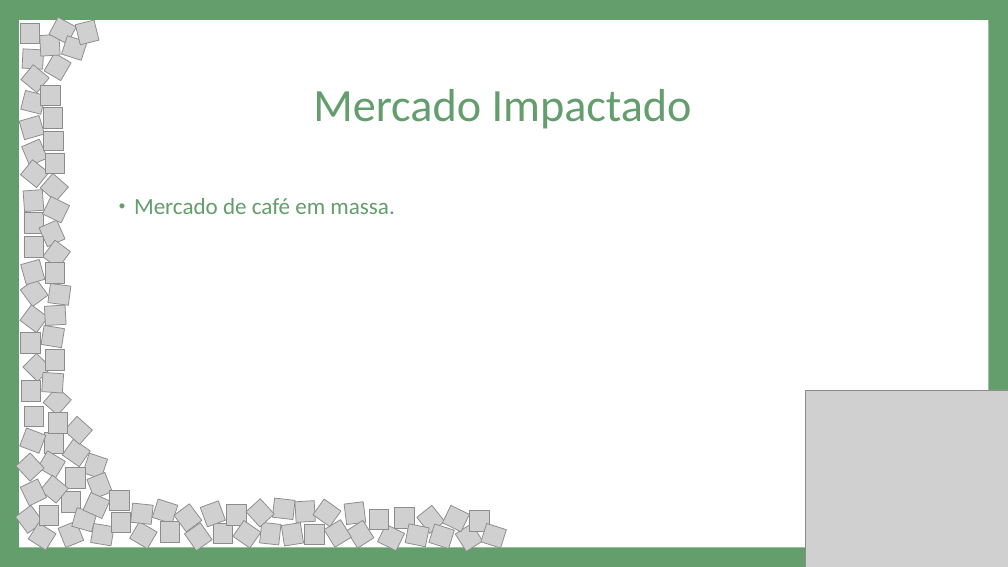
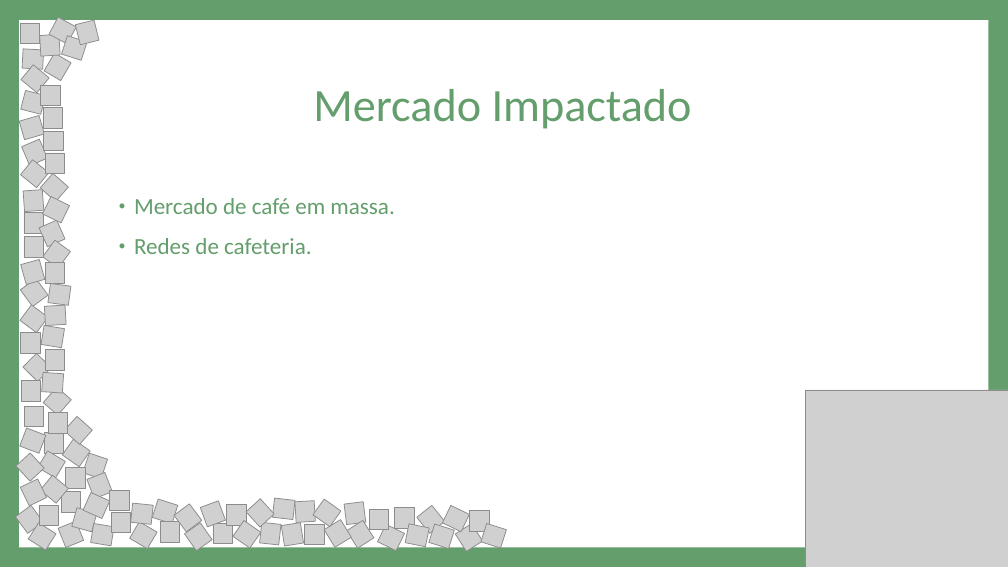
Before and after one commit to andrevieirass/SELECT_Cafe_2TBDA, a slide deck: slide 3 of AM_SELECT_Cafe_2TBDA/PPT/Pitch.pptx. Drawn at 1008x567 pixels with LibreOffice and Linux fonts; fonts in the diff are those of the drawing; grey boxes stand for pictures. Boxes give left, top, right and bottom in pixels: in the first picture for what was removed or moved away, otherwise in the second. Text is boxed around its words. In the diff, an @@ line names an element or a change of style, - is before the commit and + after.

```diff
--- a/AM_SELECT_Cafe_2TBDA/PPT/Pitch.pptx
+++ b/AM_SELECT_Cafe_2TBDA/PPT/Pitch.pptx
@@ text at box(134, 238, 311, 254): paragraph added @@
+• Redes de cafeteria.
```
